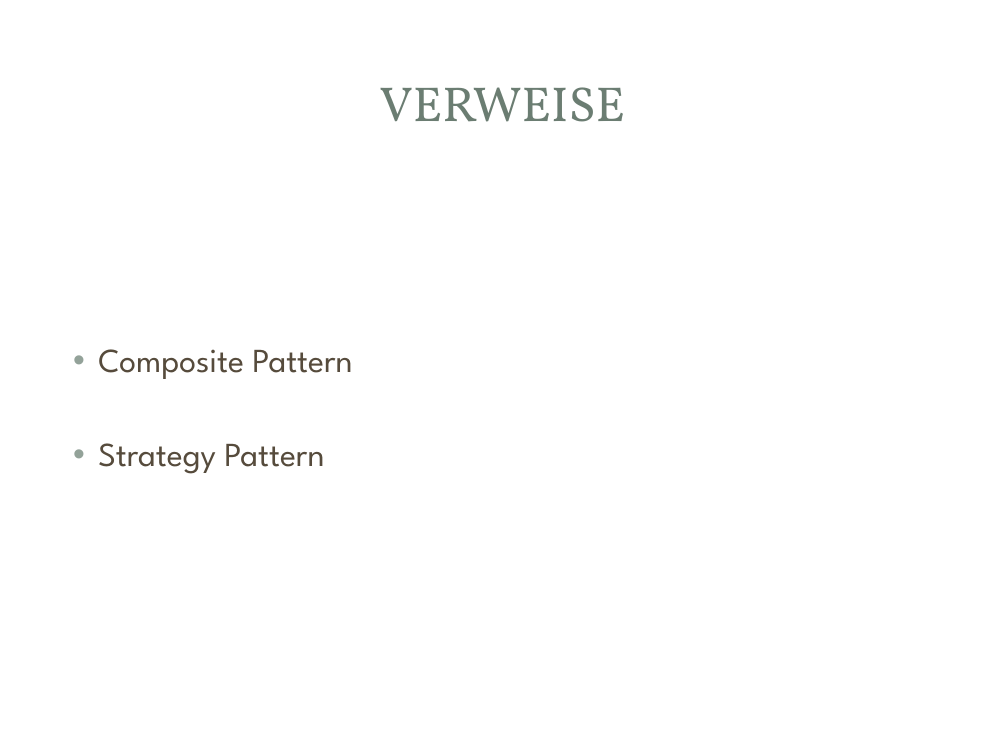
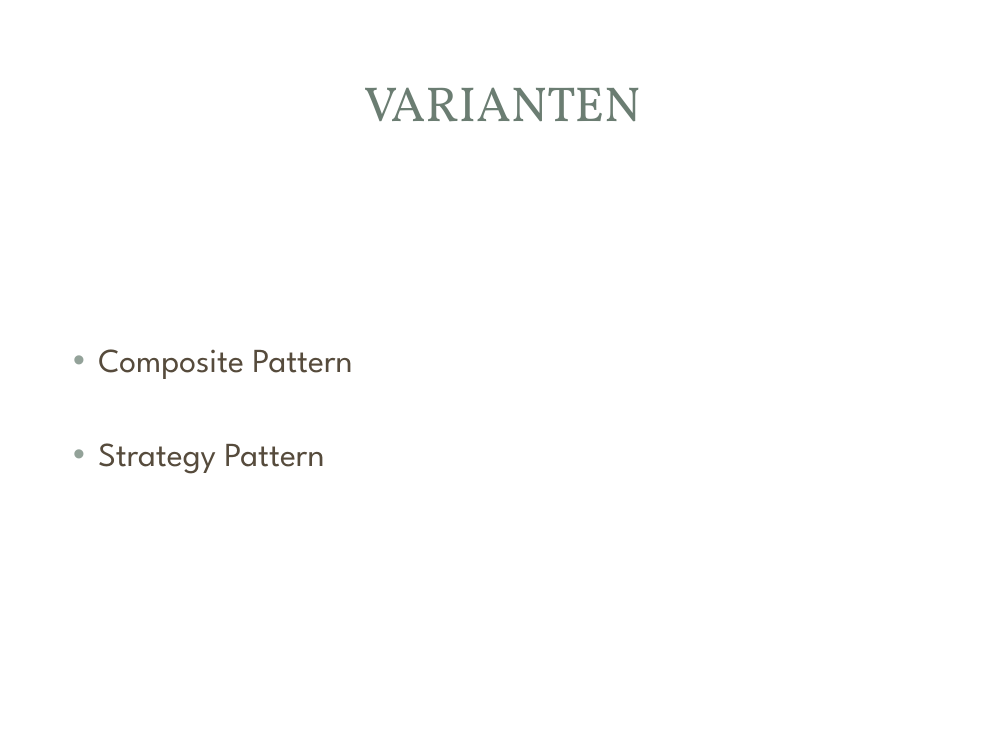
Before and after one commit to lightstalker89/MIT_SAD, a slide deck: slide 9 of 3nd_sem/SA/murrent/Decorater Pattern.pptx (slide 8 before the commit). Drawn at 1008x756 pixels with LibreOffice and Linux fonts; fonts in the diff are those of the drawing; background and template pictures are left out. Boxes give left, top, right and bottom in pixels: in the first picture for what was removed or moved away, otherwise in the second. Text is boxed around its words. In the diff, an @@ line names an element or a change of style, - is before the commit and + after.

```diff
--- a/3nd_sem/SA/murrent/Decorater Pattern.pptx
+++ b/3nd_sem/SA/murrent/Decorater Pattern.pptx
@@ title at (364, 87, 641, 122): text changed @@
-VERWEISE
+VARIANTEN
```
Also in this commit, not shown: 4 other slides changed, 2 slides added, 1 slide removed.
